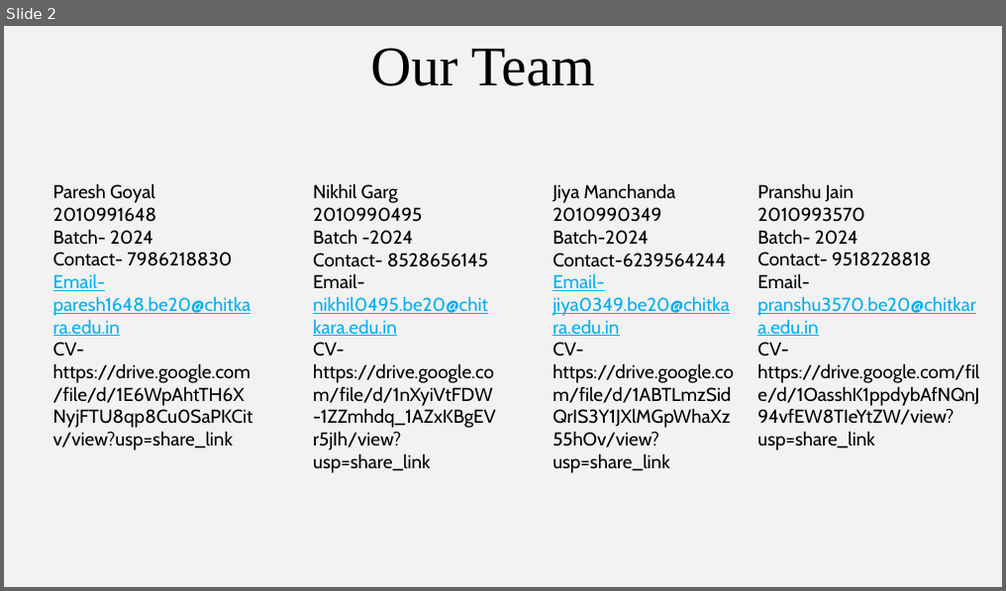
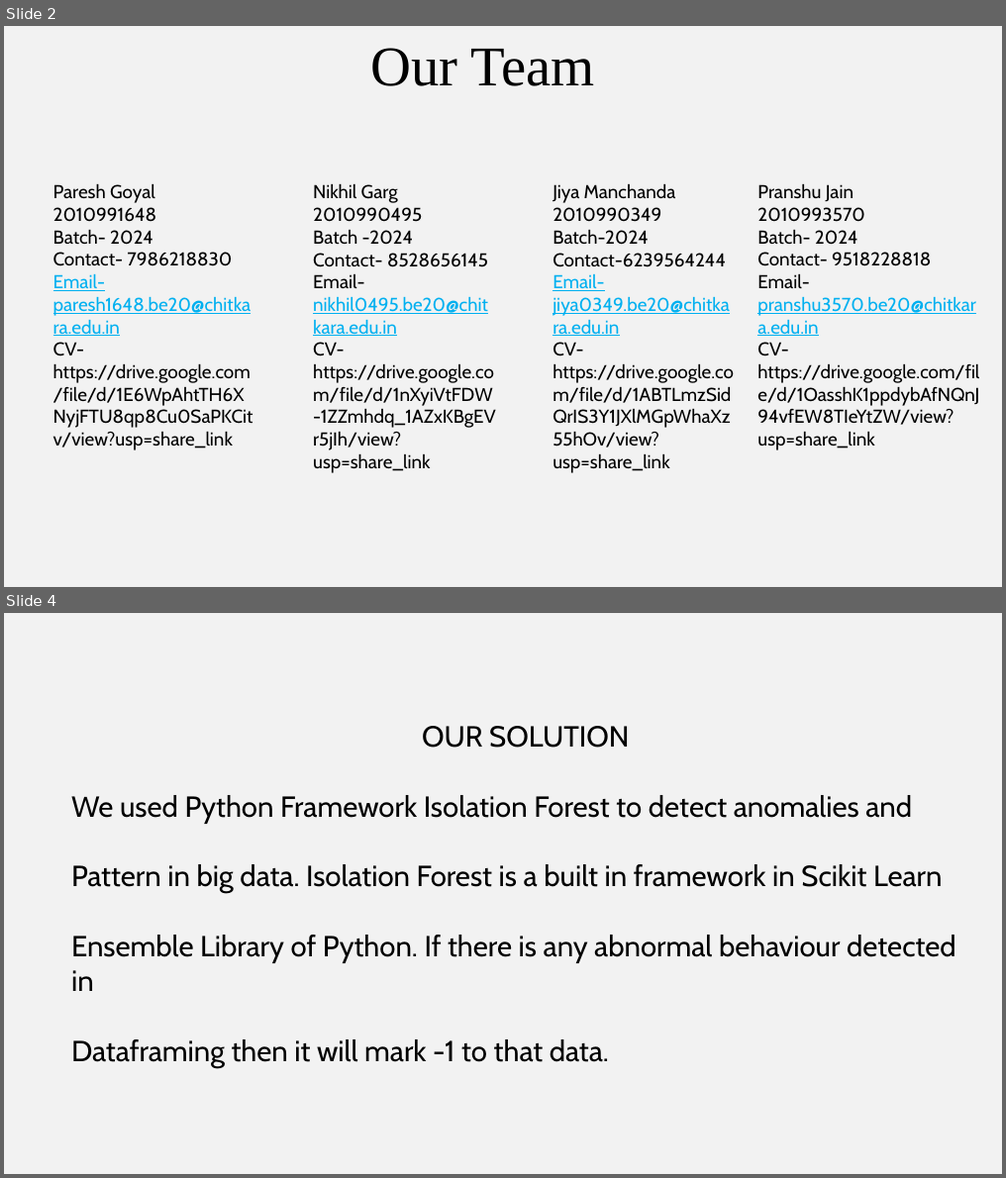
Before and after one commit to paresh1648/TEAM-PNPJ, a slide deck: PNPJ.pptx. Shown one above the other, each under a label of ours: slide 2 before the commit, slides 2 and 4 after it; the slides between them are not shown. The pictures are 1006x591 and 1006x1178 pixels, drawn with LibreOffice and Linux fonts; fonts in the diff are those of the drawing. Boxes give left, top, right and bottom in pixels: in the first picture for what was removed or moved away, otherwise in the second. Text is boxed around its words. In the diff, an @@ line names an element or a change of style, - is before the commit and + after.

```diff
--- a/PNPJ.pptx
+++ b/PNPJ.pptx
@@ slide 4 added at (4, 613, 1002, 1174), background #F2F2F2 @@
@@ text added at (71, 726, 956, 1068), 28 pt, text #000000 @@
+OUR SOLUTION
+We used Python Framework Isolation Forest to detect anomalies and
+Pattern in big data. Isolation Forest is a built in framework in Scikit Learn
+Ensemble Library of Python. If there is any abnormal behaviour detected in
+Dataframing then it will mark -1 to that data.
```
Also in this commit, not shown: 1 other slide added, 1 other file.
